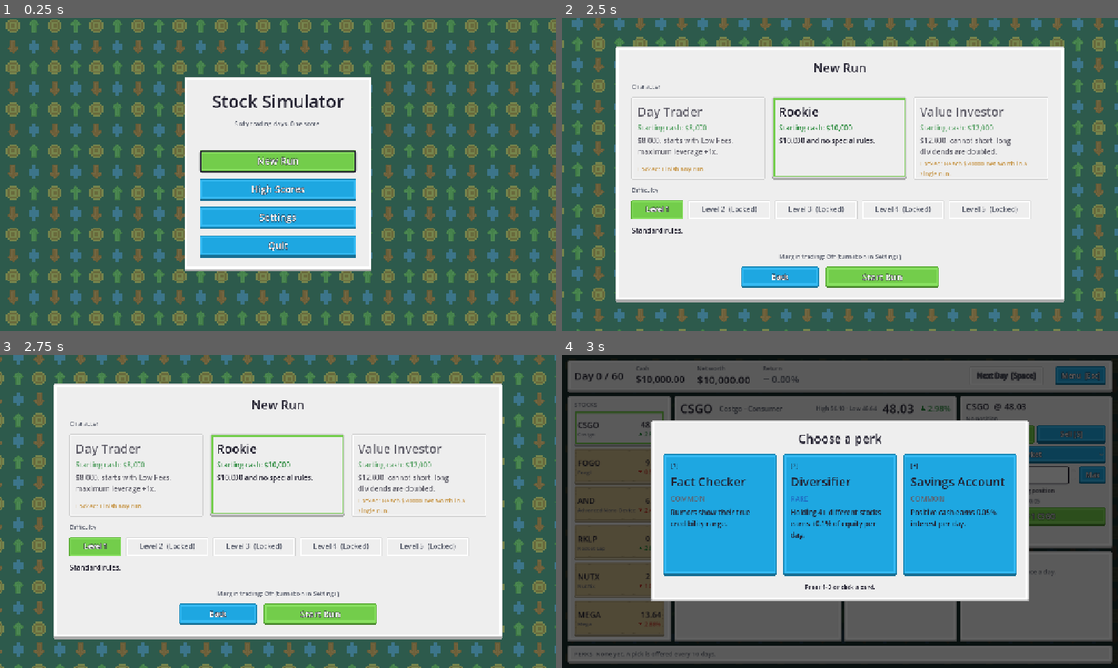
Above: before the commit, frames 1-4 (two rows, left to right).
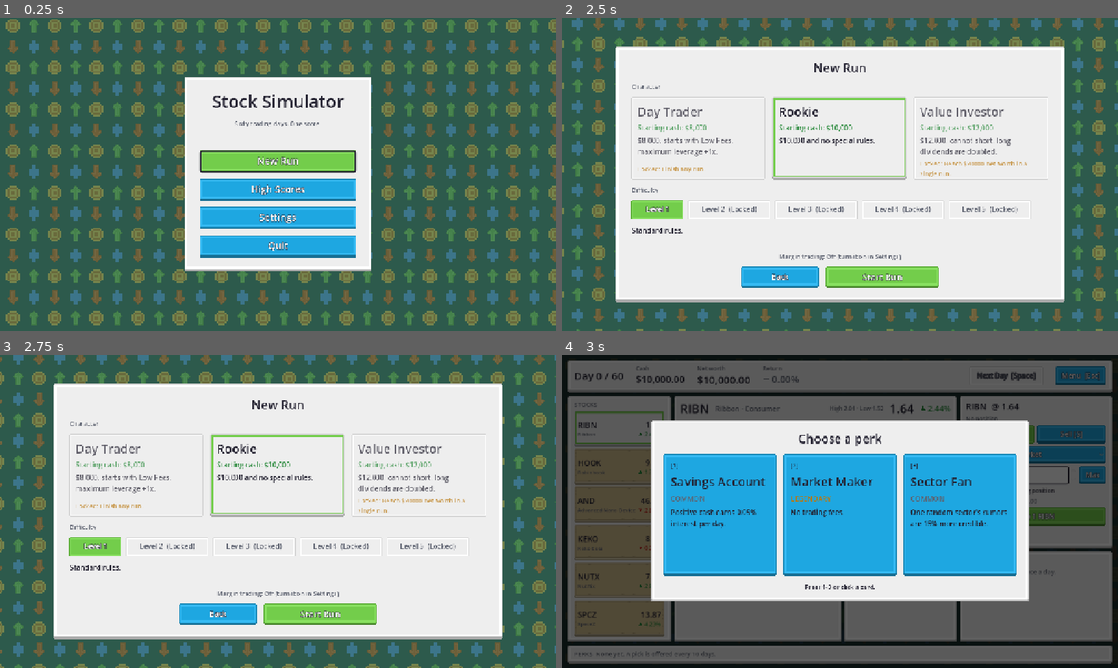
Above: after the commit, the same moments.

Repository: littenduck/stock-simulator
Game: Godot game, scene res://ui/main_menu/main_menu.tscn
The game is run twice, just before and just after one commit, with the same random seed, the same clock (stepped at 60 frames per second) and the same inputs.
Inputs:
- Up to frame 1 (0.25 s): no input
- Up to frame 2 (2.5 s): click "New Run" at 0.5 s; click "Level 1" at 1.25 s; click "Level 1" at 2 s
- Up to frame 3 (2.75 s): no input
- Up to frame 4 (3 s): click "Start Run" at 2.75 s

Frames 1-3 are identical in both runs. In frame 4, 2.3% of the frame differs, in the area x 3-89%, y 15-87%.

Commit message:
meta: all 30 companies open from the start, company unlock mechanism kept but empty
Co-Authored-By: Claude Sonnet 5.5 <noreply@anthropic.com>

Diff:
--- a/core/meta/profile.gd
+++ b/core/meta/profile.gd
@@ -7,7 +7,7 @@
 
 const MAX_SCORES := 10
 
-## Unlock ids. CharacterDef/CompanyDef.unlock_id refer to these.
+## Unlock ids. CharacterDef/CompanyDef.unlock_id refer to these. No company uses a company_* id yet (all open).
 const UNLOCK_CHAR_DAY_TRADER := &"char_day_trader"        ## finish any run
 const UNLOCK_CHAR_VALUE_INVESTOR := &"char_value_investor"  ## score >= VALUE_INVESTOR_SCORE in one run
 const UNLOCK_COMPANY_MOON := &"company_moon"              ## finish 3 runs
@@ -48,11 +48,9 @@
 	var gained: Array[StringName] = []
 	_grant(UNLOCK_CHAR_DAY_TRADER, true, gained)
 	_grant(UNLOCK_CHAR_VALUE_INVESTOR, score >= VALUE_INVESTOR_SCORE, gained)
-	_grant(UNLOCK_COMPANY_MOON, total_runs >= 3, gained)
-	_grant(UNLOCK_COMPANY_OLDE, score >= OLDE_SCORE, gained)
-	_grant(UNLOCK_COMPANY_EXTRA_1, total_runs >= 5, gained)
-	_grant(UNLOCK_COMPANY_EXTRA_2, total_runs >= 8, gained)
-	_grant(UNLOCK_COMPANY_EXTRA_3, score >= EXTRA_3_SCORE, gained)
+	# Company unlocks are switched off: every company is available from the start. The mechanism
+	# (CompanyDef.unlock_id + the ids above) stays for future locked companies; to use it, set
+	# unlock_id on a company and grant the id here (for example _grant(UNLOCK_COMPANY_MOON, total_runs >= 3, gained)).
 	if config.difficulty < Difficulty.MAX_LEVEL:
 		_grant(difficulty_unlock_id(config.difficulty + 1), true, gained)
 	return gained
--- a/data/companies/gmb.tres
+++ b/data/companies/gmb.tres
@@ -12,4 +12,4 @@
 start_price = 25.55
 annual_drift = 0.313
 annual_volatility = 0.891
-unlock_id = &"company_extra_2"
+unlock_id = &""
--- a/data/companies/keko.tres
+++ b/data/companies/keko.tres
@@ -12,4 +12,4 @@
 start_price = 97.57
 annual_drift = 0.117
 annual_volatility = 0.168
-unlock_id = &"company_olde"
+unlock_id = &""
--- a/data/companies/plbr.tres
+++ b/data/companies/plbr.tres
@@ -12,4 +12,4 @@
 start_price = 172.40
 annual_drift = 0.500
 annual_volatility = 0.664
-unlock_id = &"company_extra_1"
+unlock_id = &""
--- a/data/companies/spcz.tres
+++ b/data/companies/spcz.tres
@@ -12,4 +12,4 @@
 start_price = 139.75
 annual_drift = -0.004
 annual_volatility = 0.818
-unlock_id = &"company_moon"
+unlock_id = &""
--- a/data/companies/tzla.tres
+++ b/data/companies/tzla.tres
@@ -12,4 +12,4 @@
 start_price = 390.84
 annual_drift = 0.171
 annual_volatility = 0.593
-unlock_id = &"company_extra_3"
+unlock_id = &""
--- a/tests/unit/market/test_content.gd
+++ b/tests/unit/market/test_content.gd
@@ -33,7 +33,7 @@
 		assert_true(c.unlock_id == &"" or c.unlock_id in ALL_UNLOCKS, "unknown unlock id " + String(c.unlock_id))
 	assert_eq(symbols.size(), 30, "unique symbols")
 	assert_eq(keys.size(), 30, "unique history keys")
-	assert_eq(starters, 25)
+	assert_eq(starters, 30, "all companies open from the start")
 	assert_eq(sectors.size(), 4)
 	for s in sectors:
 		assert_true(sectors[s] >= 3, "3+ starters in " + s)
--- a/tests/unit/market/test_history.gd
+++ b/tests/unit/market/test_history.gd
@@ -88,7 +88,7 @@
 func test_late_listed_companies_still_appear() -> void:
 	# SpaceZ (real SPCX, listed 2026-06) fits only recent windows but must still be drawable.
 	var spcz := 0
-	var unlocked: Array[StringName] = [&"company_moon"]
+	var unlocked: Array[StringName] = []
 	for seed_value in range(1, 301):
 		var cfg := RunConfig.make(ContentDb.characters()[0], 1, seed_value)
 		var s := GameSession.new(cfg, ContentDb.companies(), ContentDb.perks(), ContentDb.news(), unlocked)
--- a/tests/unit/meta/test_profile.gd
+++ b/tests/unit/meta/test_profile.gd
@@ -59,14 +59,14 @@
 	assert_eq(Profile.difficulty_unlock_id(2), Profile.UNLOCK_DIFFICULTY_2)
 
 
-func test_company_unlocks() -> void:
+func test_no_company_is_locked_for_now() -> void:
 	var p := Profile.new()
-	p.record_run(16000.0, _cfg())
-	assert_true(p.is_unlocked(Profile.UNLOCK_COMPANY_OLDE))
-	assert_false(p.is_unlocked(Profile.UNLOCK_COMPANY_MOON))
-	p.record_run(1.0, _cfg())
-	var gained := p.record_run(1.0, _cfg())
-	assert_true(Profile.UNLOCK_COMPANY_MOON in gained, "3rd run")
+	for i in 10:
+		p.record_run(30000.0, _cfg())
+	for id in p.unlocked:
+		assert_false(String(id).begins_with("company_"), "no company unlock is granted yet: " + String(id))
+	for c in ContentDb.companies():
+		assert_eq(c.unlock_id, &"", "company open from the start: " + c.symbol)
 
 
 func test_dict_round_trip() -> void:
@@ -77,7 +77,7 @@
 	assert_eq(q.total_runs, 1)
 	assert_eq(q.top_scores.size(), 1)
 	assert_eq(q.unlocked.keys().size(), p.unlocked.keys().size())
-	assert_true(q.is_unlocked(Profile.UNLOCK_COMPANY_EXTRA_3))
+	assert_true(q.is_unlocked(Profile.UNLOCK_CHAR_VALUE_INVESTOR))
 
 
 func test_load_dict_tolerates_empty_data() -> void:
Not shown, changed: docs/game-design.md
Not shown, changed: docs/implementation-plan.md
